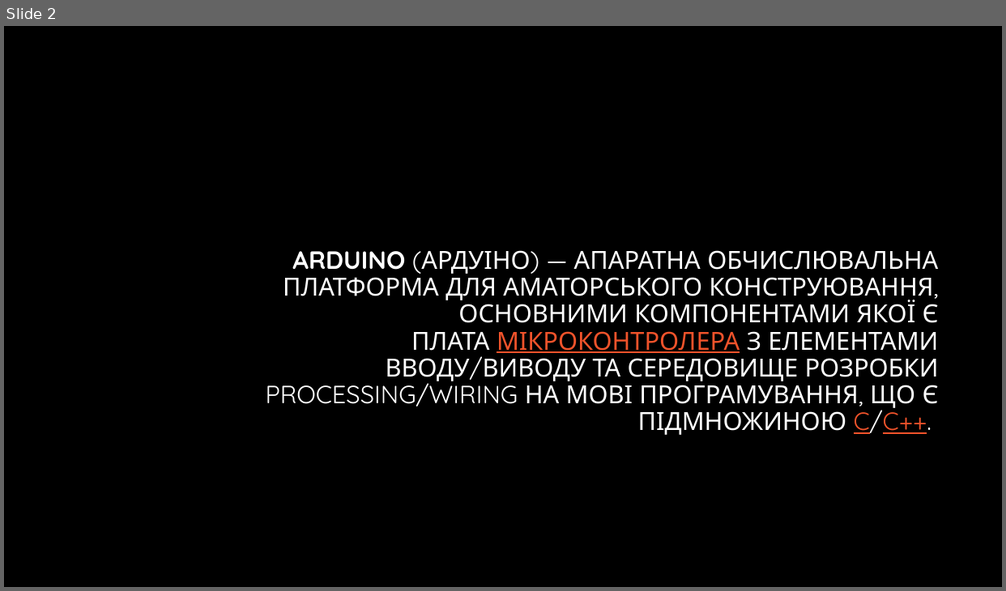
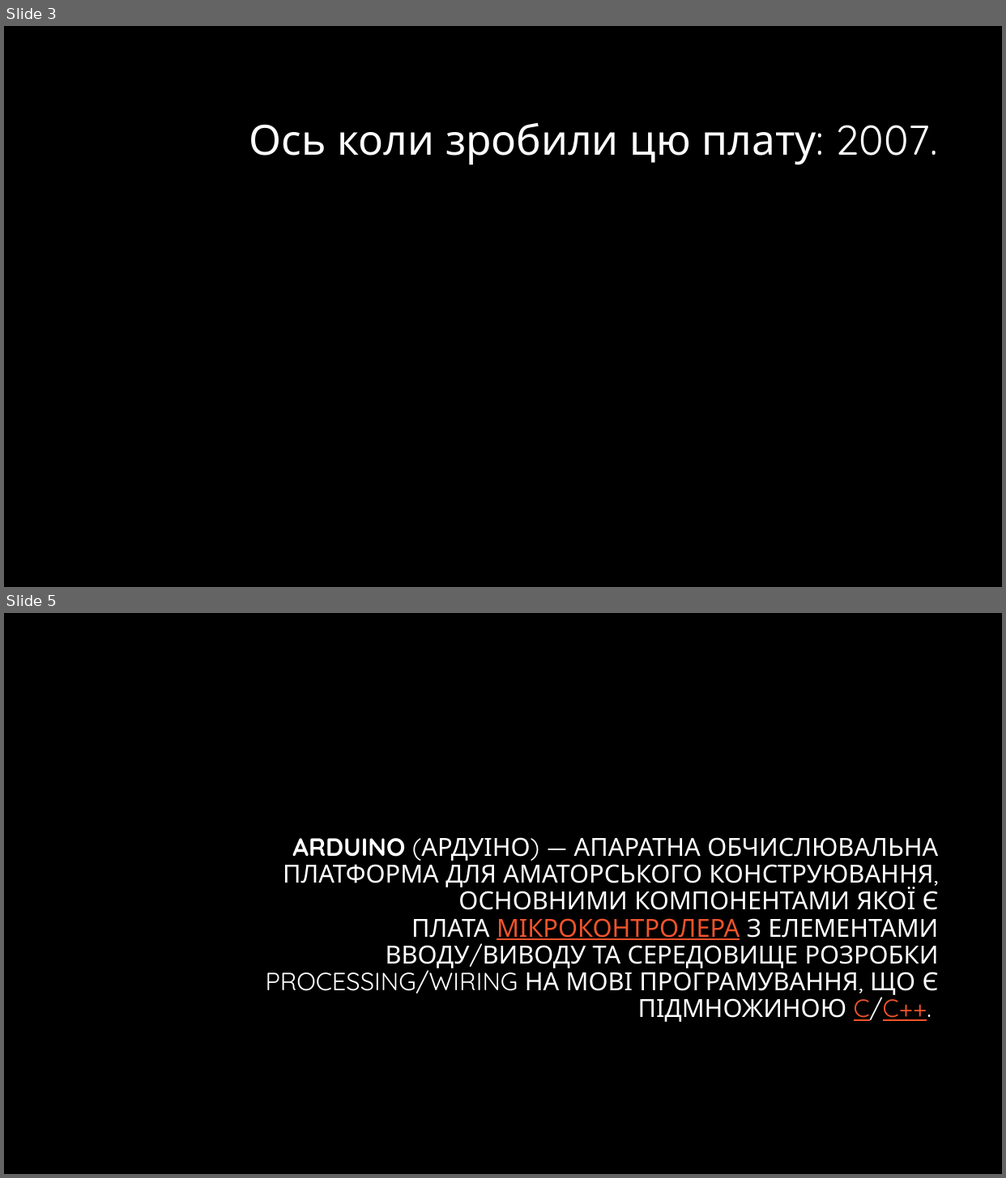
Before and after one commit to Balitsky/think_global, a slide deck: 4-6B/kasparov/ардуино.pptx. Shown one above the other, each under a label of ours: slide 2 before the commit, slides 3 and 5 after it; the slides between them are not shown. The pictures are 1006x591 and 1006x1178 pixels, drawn with LibreOffice and Linux fonts; fonts in the diff are those of the drawing; background and template pictures are left out. Boxes give left, top, right and bottom in pixels: in the first picture for what was removed or moved away, otherwise in the second. Text is boxed around its words. In the diff, an @@ line names an element or a change of style, - is before the commit and + after.

```diff
--- a/4-6B/kasparov/ардуино.pptx
+++ b/4-6B/kasparov/ардуино.pptx
@@ slide 3 added at box(4, 26, 1002, 587), background #000000 @@
@@ title added at box(249, 122, 937, 165), 40 pt, text #FFFFFF @@
+Ось коли зробили цю плату: 2007.
@@ what was slide 2 is now slide 5 @@
```
Also in this commit, not shown: 2 slides changed, 4 other slides added, 2 slides removed, 15 other files.
